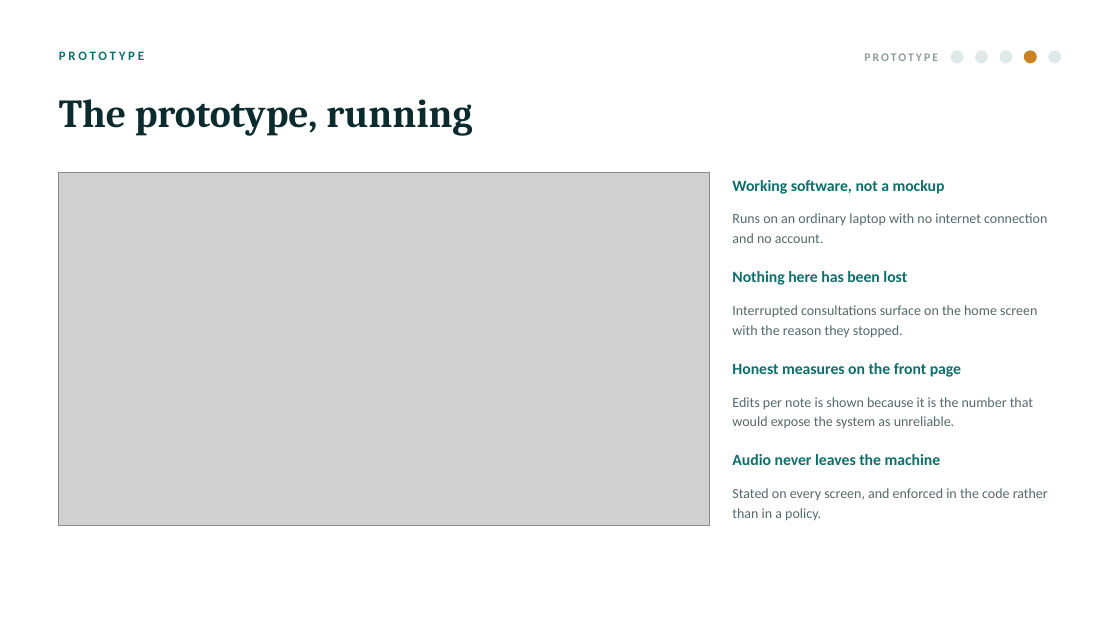
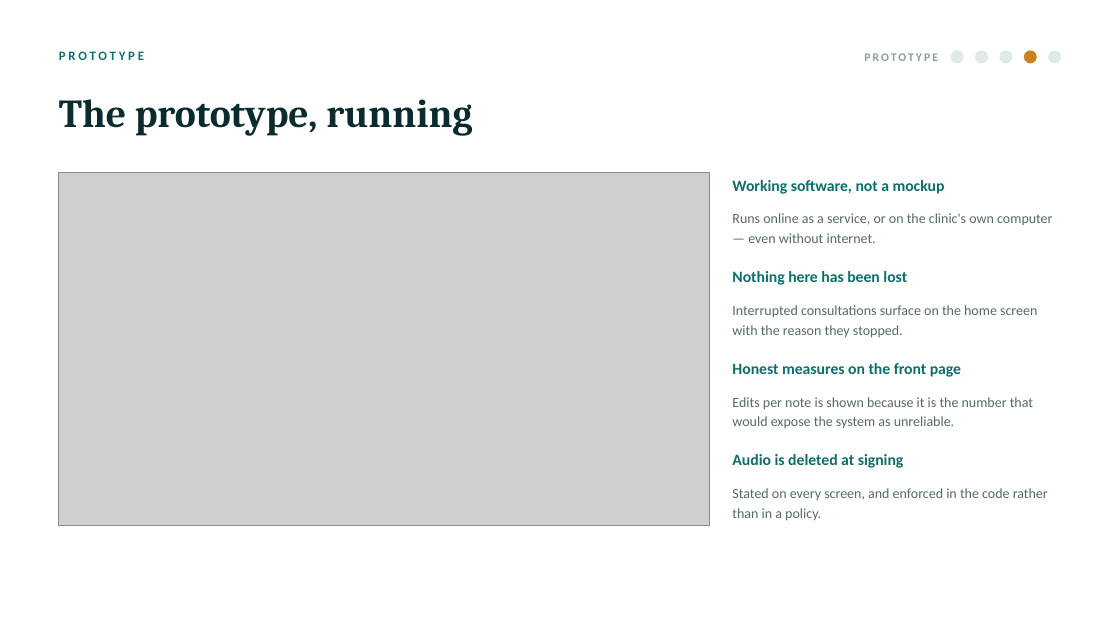
Before and after one commit to realishaanseal/clinicos, a slide deck: slide 15 of artifacts/ClinicOS_DesignThinking_Deck.pptx. Drawn at 1120x630 pixels with LibreOffice and Linux fonts; fonts in the diff are those of the drawing; grey boxes stand for pictures. Boxes give left, top, right and bottom in pixels: in the first picture for what was removed or moved away, otherwise in the second. Text is boxed around its words. In the diff, an @@ line names an element or a change of style, - is before the commit and + after.

```diff
--- a/artifacts/ClinicOS_DesignThinking_Deck.pptx
+++ b/artifacts/ClinicOS_DesignThinking_Deck.pptx
@@ text at box(732, 213, 1052, 243): text changed @@
-Runs on an ordinary laptop with no internet connection and no account.
+Runs online as a service, or on the clinic's own computer — even without internet.
@@ text at box(732, 454, 904, 468): text changed @@
-Audio never leaves the machine
+Audio is deleted at signing
```
Also in this commit, not shown: 2 other slides changed, 10 other files.
